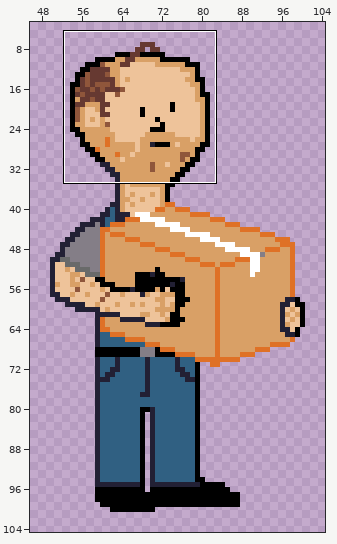
Two versions of one pixel-art file, art/colm_reeves_carry.aseprite. Above, an overview of the earlier version with the close-up marked.
Close-up. Before:
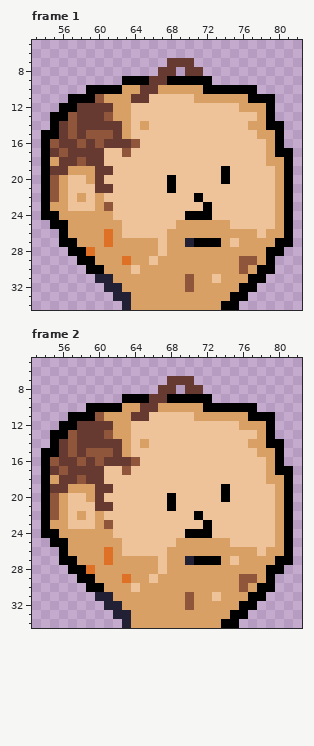
135x108 pixels, 2 frames. Shown: frame 1: x 53..82, y 5..34; frame 2: x 53..82, y 5..34. The wide view leaves out empty margins.
The result:
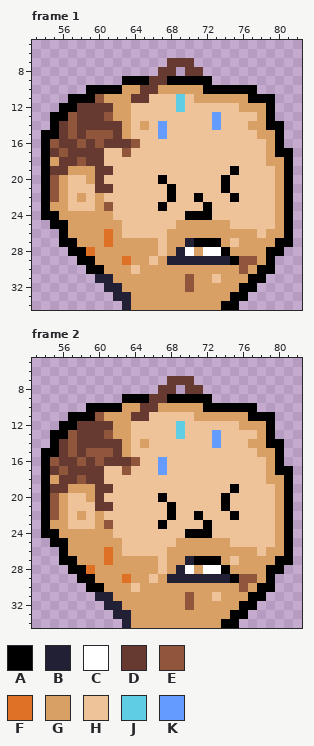
Palette (. is transparent): A #000000  B #222034  C #ffffff  D #663931  E #8f563b  F #df7126  G #d9a066  H #eec39a  J #5fcde4  K #639bff
Message: sweaty straining colm
Diff:
Frame 1:
y 11..12: x 69 H -> J
y 13: x 73 H -> K
y 14: x 67 H -> K; x 73 H -> K
y 15: x 67 H -> K
y 19: x 74..75 AH -> HA
y 20: x 67..68 HA -> AH
y 21: x 74 H -> A
y 22: x 68 H -> A; x 75 H -> A
y 23: x 67 H -> A
y 28: x 69..70 GG -> BC; x 72..74 GGG -> CCA
y 29: x 68..75 GGGGGGGG -> BBBBBBBA
Frame 2:
y 12: x 69 H -> J
y 13: x 69 H -> J; x 73 H -> K
y 14: x 73 H -> K
y 16..17: x 67 H -> K
y 19: x 74..75 AH -> HA
y 20: x 67..68 HA -> AH
y 21: x 74 H -> A
y 22: x 68 H -> A; x 75 H -> A
y 23: x 67 H -> A
y 28: x 69..70 GG -> BC; x 72..74 GGG -> CCA
y 29: x 68..75 GGGGGGGG -> BBBBBBBA
Boxes around the changes in both close-ups, in picture pixels (x1, y1, x2, y2):
changed: (158, 94, 239, 265)
changed: (158, 421, 239, 583)
